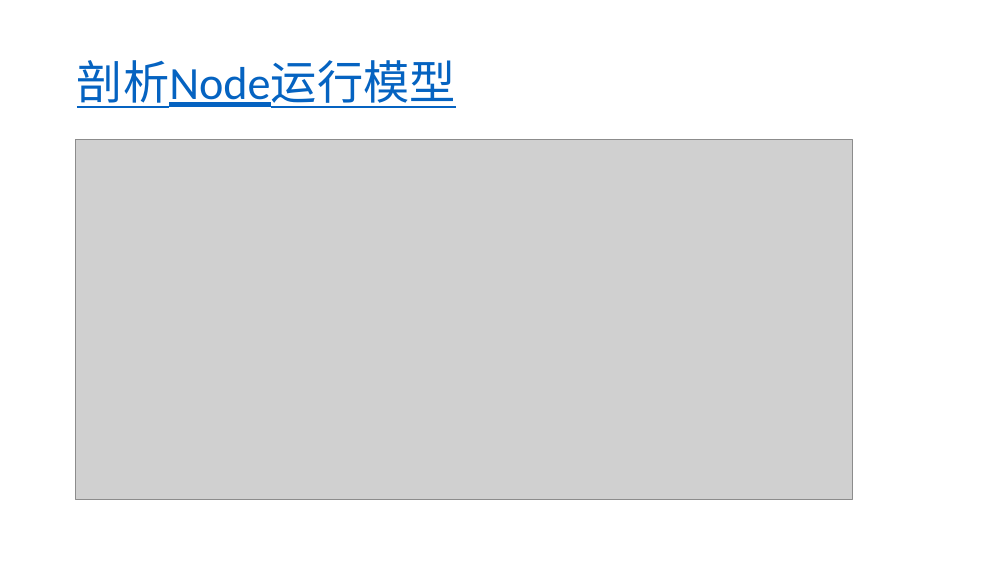
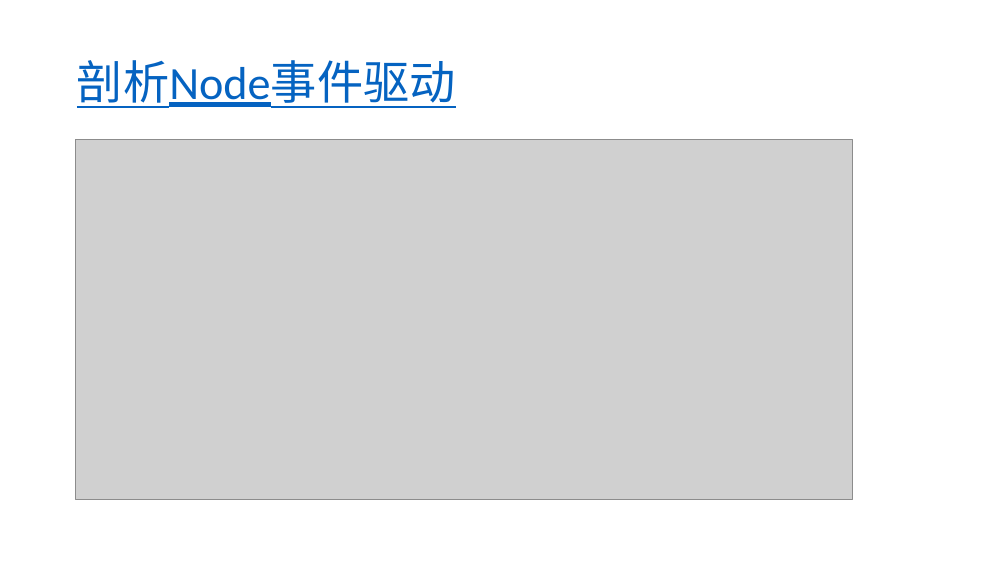
Before and after one commit to haoxuebing/Node-, a slide deck: slide 7 of node后端技术分享.pptx. Drawn at 1008x567 pixels with LibreOffice and Linux fonts; fonts in the diff are those of the drawing; grey boxes stand for pictures. Boxes give left, top, right and bottom in pixels: in the first picture for what was removed or moved away, otherwise in the second. Text is boxed around its words. In the diff, an @@ line names an element or a change of style, - is before the commit and + after.

```diff
--- a/node后端技术分享.pptx
+++ b/node后端技术分享.pptx
@@ title at (x1=77, y1=60, x2=456, y2=108): text changed @@
-剖析Node运行模型
+剖析Node事件驱动
```
Also in this commit, not shown: 1 other slide changed.
